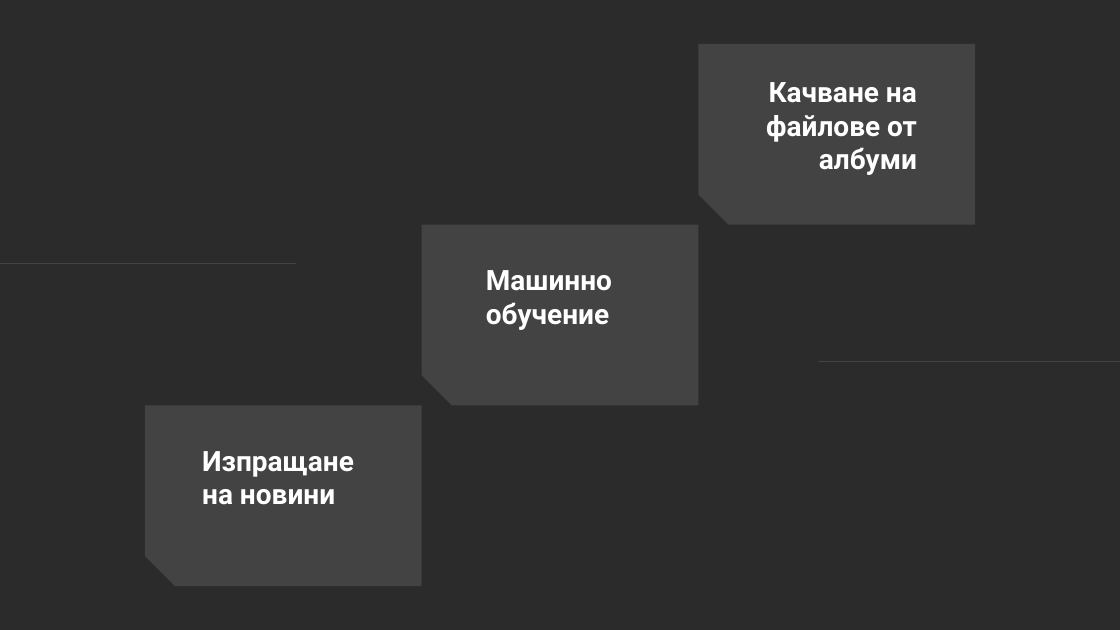
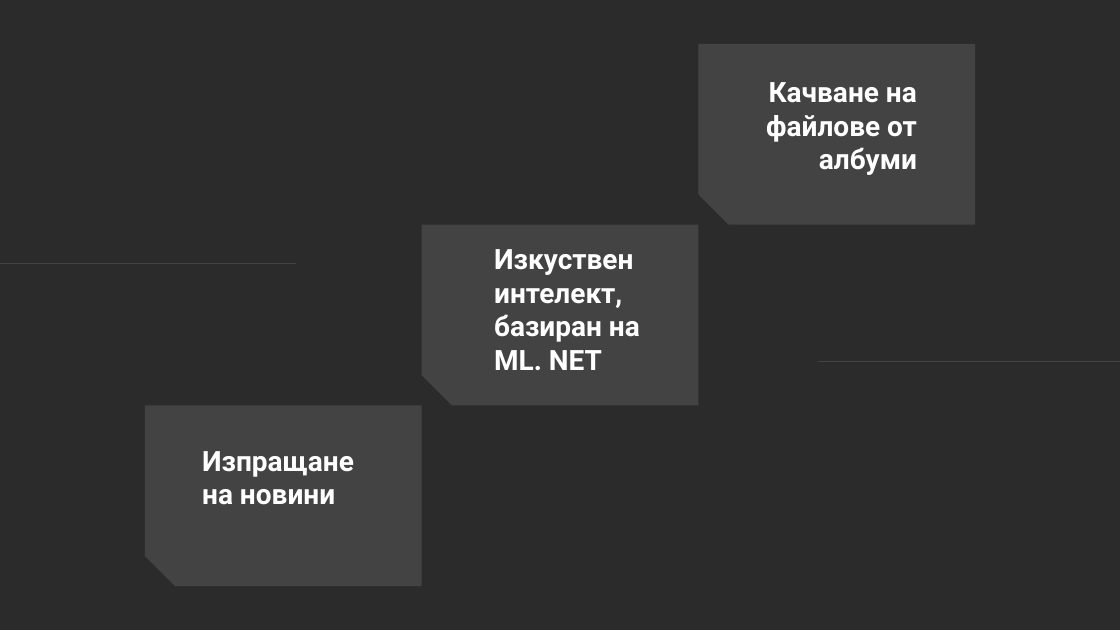
Before and after one commit to stefkonoisyboy/OnlineCourseManagementSystem, a slide deck: slide 10 of Материали/OMCS.pptx. Drawn at 1120x630 pixels with LibreOffice and Linux fonts; fonts in the diff are those of the drawing; background and template pictures are left out; a plain dark background stands for a picture behind light text. Boxes give left, top, right and bottom in pixels: in the first picture for what was removed or moved away, otherwise in the second. Text is boxed around its words. In the diff, an @@ line names an element or a change of style, - is before the commit and + after.

```diff
--- a/Материали/OMCS.pptx
+++ b/Материали/OMCS.pptx
@@ title at <box>494,249,640,370</box>: text changed @@
-Машинно обучение
+Изкуствен интелект, базиран на ML. NET
```
Also in this commit, not shown: 1 other file.
